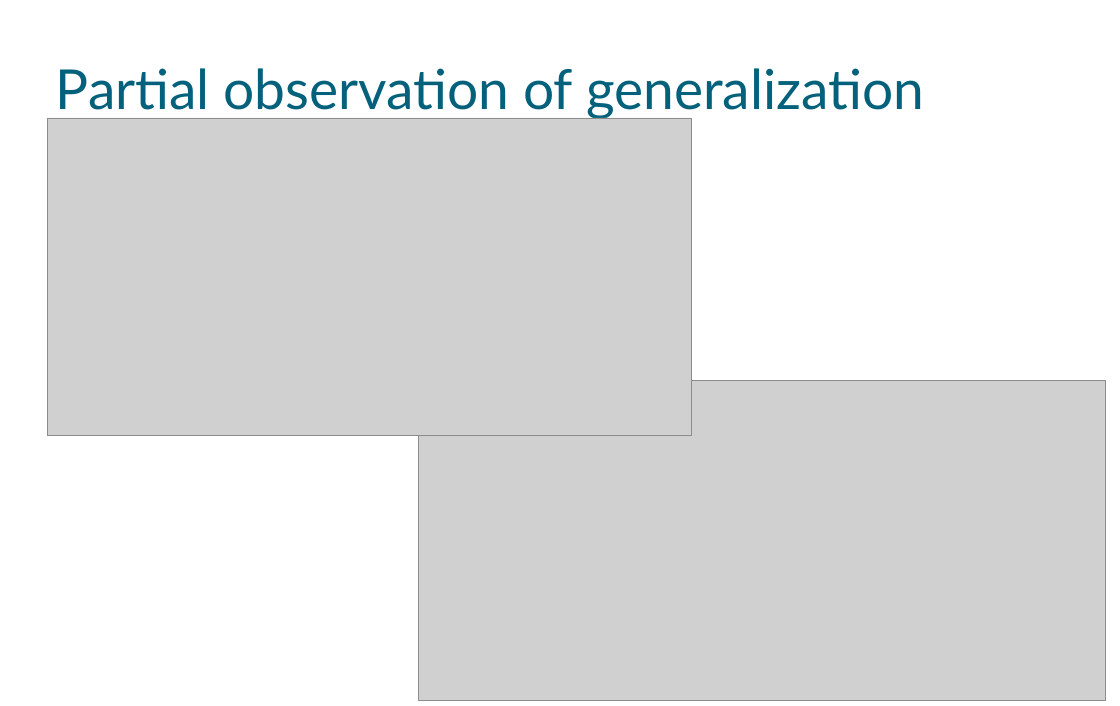
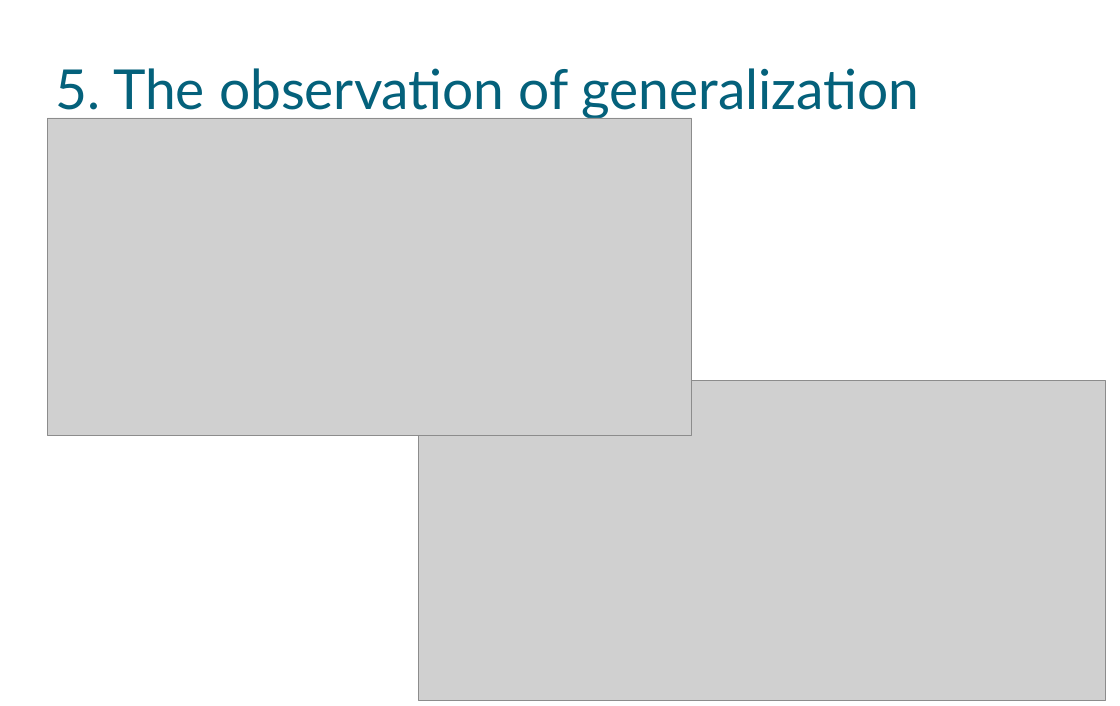
Before and after one commit to datapractice/machinelearners, a slide deck: slide 12 of mackenzie_govern_predict.odp (slide 10 before the commit). Drawn at 1120x706 pixels with LibreOffice and Linux fonts; fonts in the diff are those of the drawing; grey boxes stand for pictures; background and template pictures are left out. Boxes give left, top, right and bottom in pixels: in the first picture for what was removed or moved away, otherwise in the second. Text is boxed around its words. In the diff, an @@ line names an element or a change of style, - is before the commit and + after.

```diff
--- a/mackenzie_govern_predict.odp
+++ b/mackenzie_govern_predict.odp
@@ title at (56,68,920,119): text changed @@
-Partial observation of generalization
+5. The observation of generalization
```
Also in this commit, not shown: 7 other slides changed, 5 slides added, 3 slides removed, 1 other file.
